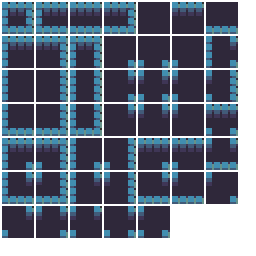
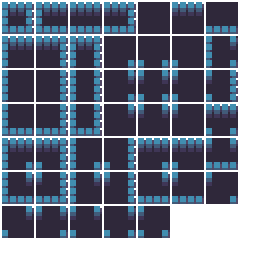
The second 256 x 256 image is a revision of the first. Changes to its layers:
removed group "New Layers" (50 layers) over [8, 2, 238, 238]
renamed "Layer 18 copy 3" to "New Layers", moved it out of group "New Layers", painted on it over [8, 2, 238, 238]
removed layer "Layer 15 copy 3" from group "New Layers" over [178, 198, 204, 204]
removed layer "Layer 15 copy 2" from group "New Layers" over [144, 172, 170, 204]
removed layer "Layer 6 copy" from group "New Layers" over [42, 172, 68, 204]
removed layer "Layer 7 copy 2" from group "New Layers" over [8, 172, 34, 204]
removed layer "Layer 15 copy" from group "New Layers" over [212, 138, 238, 170]
removed layer "Layer 14 copy 3" from group "New Layers" over [178, 138, 204, 144]
removed layer "Layer 14 copy 2" from group "New Layers" over [144, 138, 170, 170]
removed layer "Layer 3 copy" from group "New Layers" over [42, 138, 68, 170]
removed layer "Layer 2 copy 4" from group "New Layers" over [8, 138, 34, 170]
removed layer "Layer 14 copy" from group "New Layers" over [212, 104, 238, 136]
removed layer "Layer 11" from group "New Layers" over [110, 2, 128, 34]
removed layer "Layer 10" from group "New Layers" over [110, 2, 136, 34]
removed layer "Layer 9" from group "New Layers" over [76, 2, 102, 34]
removed layer "Layer 2 copy 2" from group "New Layers" over [8, 2, 34, 34]
removed layer "Layer 7 copy" from group "New Layers" over [76, 104, 102, 136]
removed layer "Layer 6" from group "New Layers" over [42, 104, 68, 136]
removed layer "Layer 2 copy" from group "New Layers" over [76, 36, 102, 68]
removed layer "Layer 3" from group "New Layers" over [42, 36, 68, 68]
removed layer "Layer 2 copy 3" from group "New Layers" over [42, 2, 68, 34]
hid "Layer 1" over [16, 22, 230, 212]
hid "Tiles must be correctly ordered for Unity auto number copy" over [9, 9, 230, 212]
hid "Tiles must be correctly ordered for Unity auto number" over [8, 2, 238, 238]
…and 16 more changes (16 removed)
